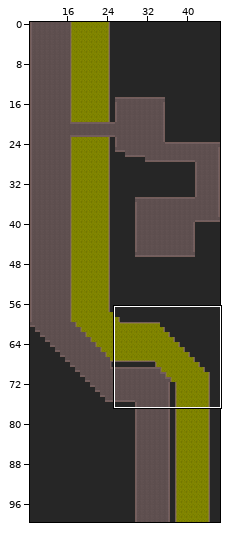
Tiled map -- resources/scenes/map/sewageSection.tmx. Above, an overview of the earlier version with the close-up marked.
Close-up. Before the edit:
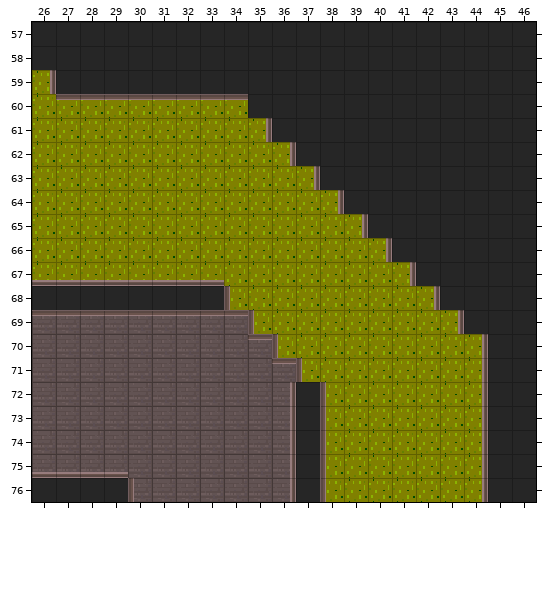
Cells are 16x16 px. Shown: x 26..46, y 57..76. The commit also changed other parts of the map, which this record leaves out.
After:
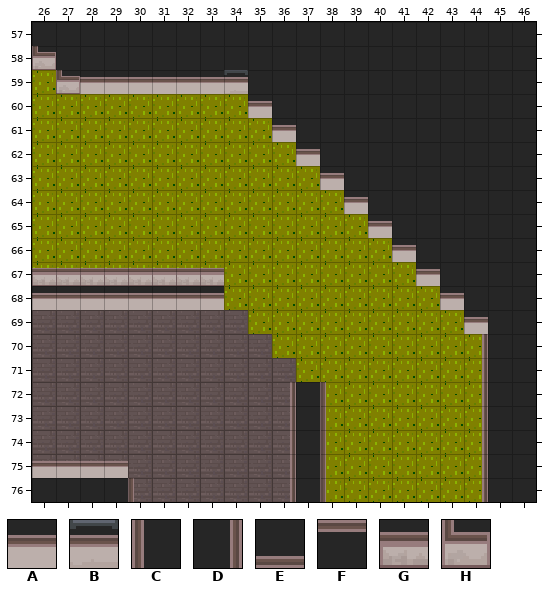
Key: from "FULL_DESERT_TILESET_WIP": A 120, B 121, C 183, D 188, E 188 flipped on the diagonal, F 188 turned 270, G 219, H 247.
_ is an empty cell.
Diff:
Layer "Barriers":
The edit turns tile E into tile A in row 75 at x 26 to 29.
There is now tile A in row 59 at x 28 to 33; in row 60 at x 35; in row 61 at x 36; in row 62 at x 37; in row 63 at x 38; in row 64 at x 39.
There is now tile A in row 65 at x 40; in row 66 at x 41; in row 67 at x 42; in row 68 at x 26 to 33 and 43; in row 69 at x 44.
There is now tile B in row 59 at x 34.
The edit turns tile E into tile G in row 67 at x 26 to 33.
There is now tile H in row 58 at x 26; in row 59 at x 27.
The author cleared tile C in row 68 at x 34; in row 69 at x 35; in row 70 at x 36; in row 71 at x 37.
The author cleared tile D in row 59 at x 26; in row 61 at x 35; in row 62 at x 36; in row 63 at x 37; in row 64 at x 38; in row 65 at x 39.
The author cleared tile D in row 66 at x 40; in row 67 at x 41; in row 68 at x 42; in row 69 at x 43.
The author cleared tile F in row 60 at x 27 to 34; in row 69 at x 26 to 34; in row 70 at x 35; in row 71 at x 36.
